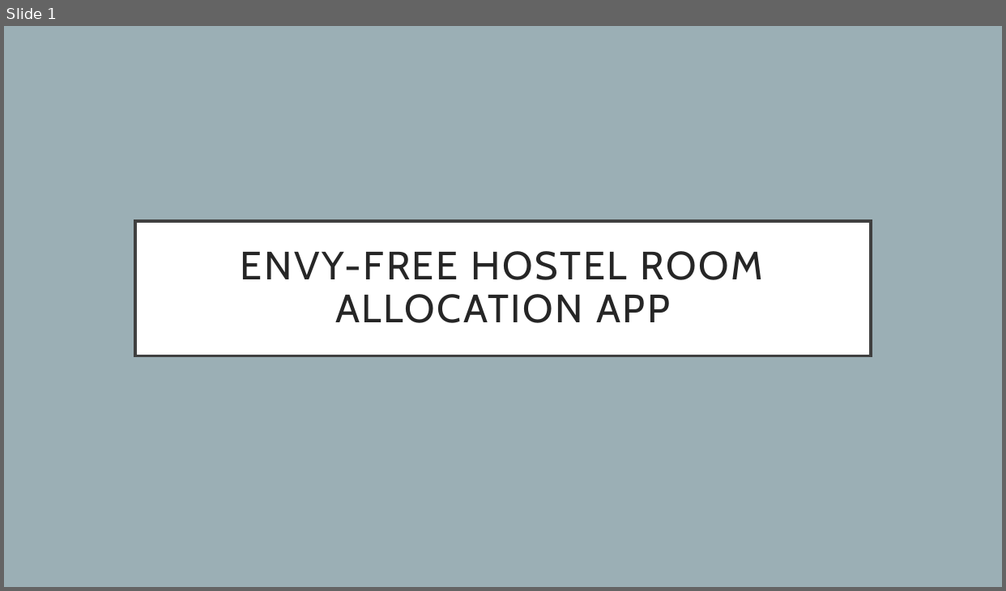
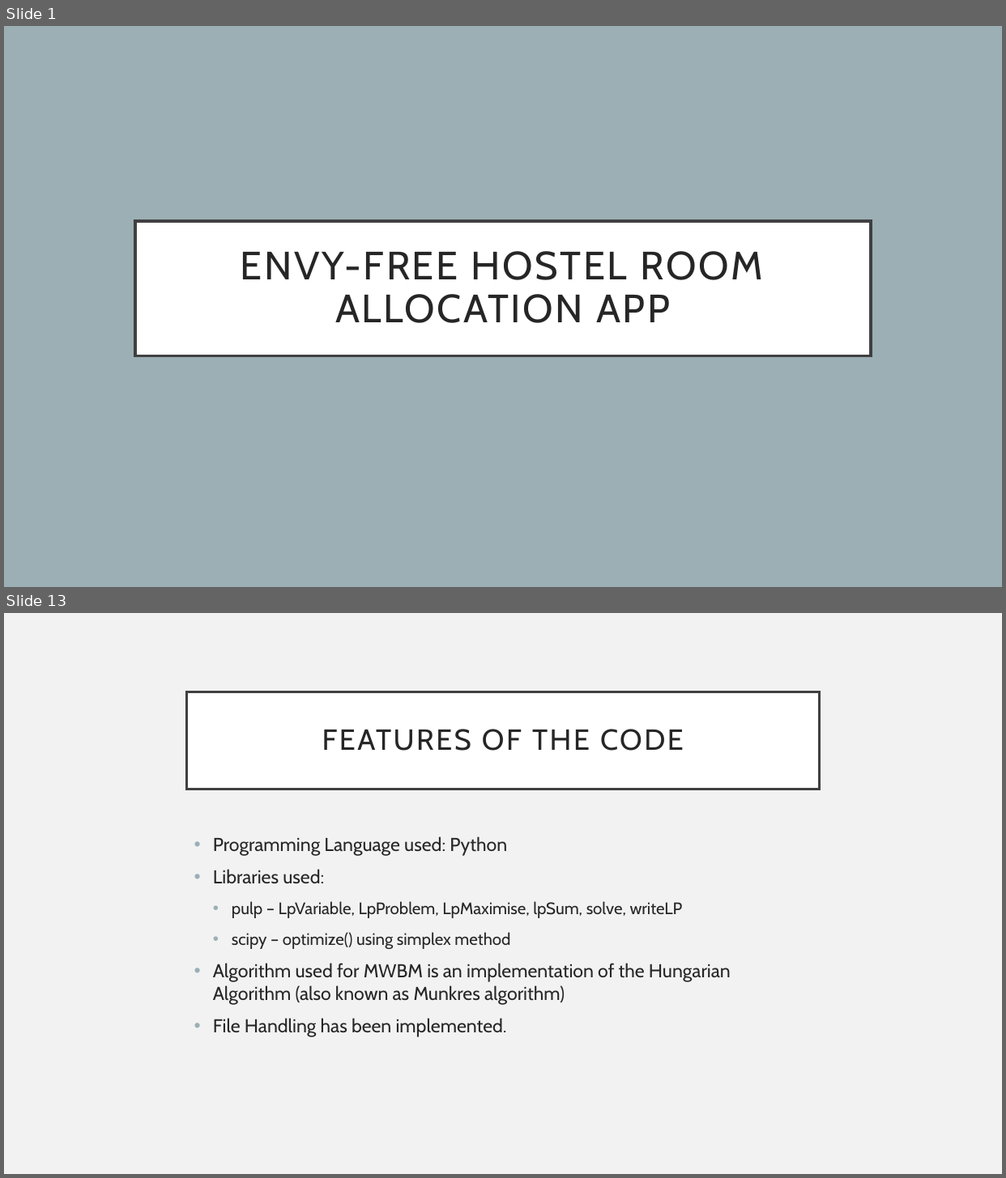
Before and after one commit to tanvinerkar/fair-rent-division, a slide deck: final-ppt.pptx. Shown one above the other, each under a label of ours: slide 1 before the commit, slides 1 and 13 after it; the slides between them are not shown. The pictures are 1006x591 and 1006x1178 pixels, drawn with LibreOffice and Linux fonts; fonts in the diff are those of the drawing. Boxes give left, top, right and bottom in pixels: in the first picture for what was removed or moved away, otherwise in the second. Text is boxed around its words. In the diff, an @@ line names an element or a change of style, - is before the commit and + after.

```diff
--- a/final-ppt.pptx
+++ b/final-ppt.pptx
@@ slide 13 added at (4, 613, 1002, 1174), background #F2F2F2 @@
@@ title added at (187, 692, 819, 789), fill #FFFFFF, outline #404040 2.5 pt, 28 pt, text #262626 @@
+FEATURES OF THE CODE
@@ text added at (213, 837, 731, 1037), 18 pt, text #262626 @@
+• Programming Language used: Python
+• Libraries used:
+  • pulp – LpVariable, LpProblem, LpMaximise, lpSum, solve, writeLP
+  • scipy – optimize() using simplex method
+• Algorithm used for MWBM is an implementation of the Hungarian Algorithm (also known as Munkres algorithm)
+• File Handling has been implemented.
```
Also in this commit, not shown: 7 slides changed, 6 other slides added, 1 slide removed, 7 other files.
